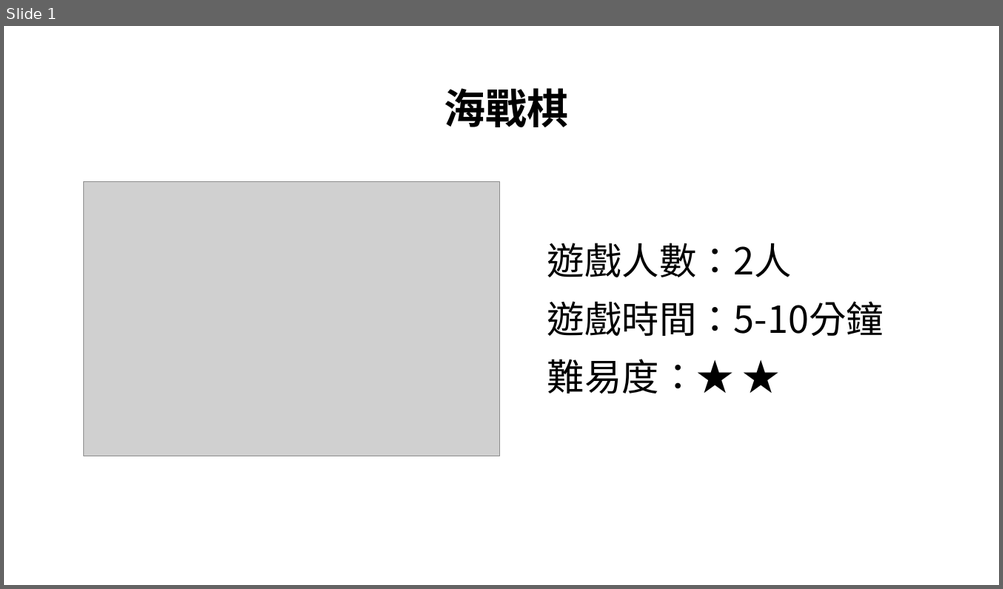
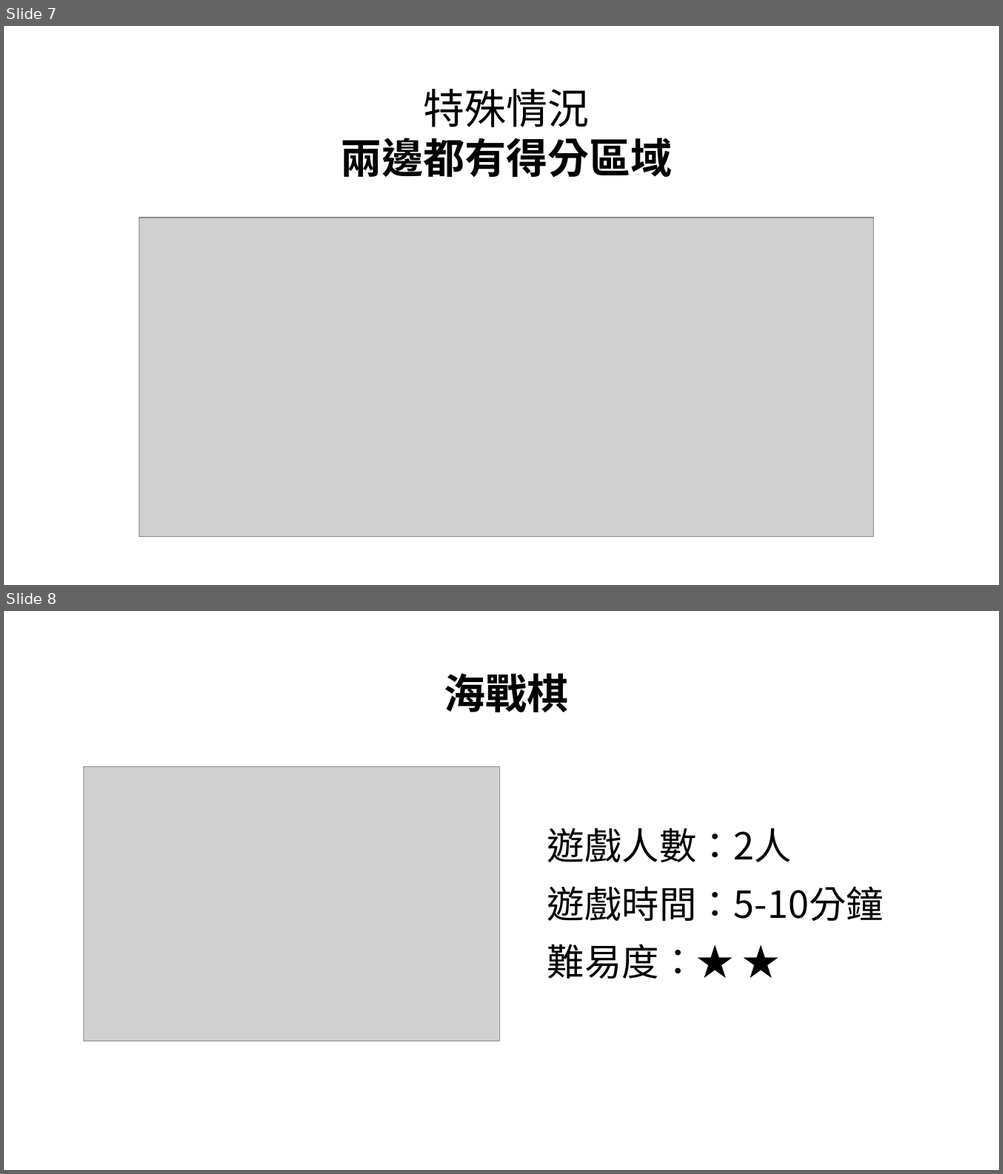
Before and after one commit to tidaohuang/react-game, a slide deck: tutorial.pptx. Shown one above the other, each under a label of ours: slide 1 before the commit, slides 7 and 8 after it. The pictures are 1003x589 and 1003x1174 pixels, drawn with LibreOffice and Linux fonts; fonts in the diff are those of the drawing; grey boxes stand for pictures. Boxes give left, top, right and bottom in pixels: in the first picture for what was removed or moved away, otherwise in the second. Text is boxed around its words. In the diff, an @@ line names an element or a change of style, - is before the commit and + after.

```diff
--- a/tutorial.pptx
+++ b/tutorial.pptx
@@ slide 7 added at (4, 26, 999, 585), background #FFFFFF @@
@@ text added at (341, 89, 672, 178), 40 pt, text #000000, bold @@
+特殊情況
+兩邊都有得分區域
@@ picture added at (139, 218, 874, 537) @@
@@ what was slide 1 is now slide 8 @@
```
Also in this commit, not shown: 6 other slides added, 20 other files.
